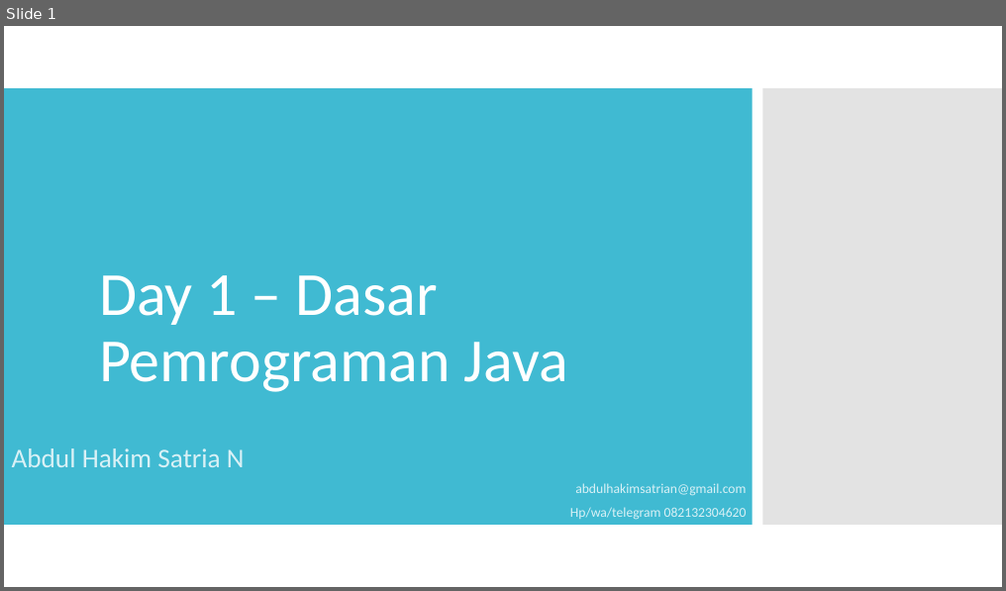
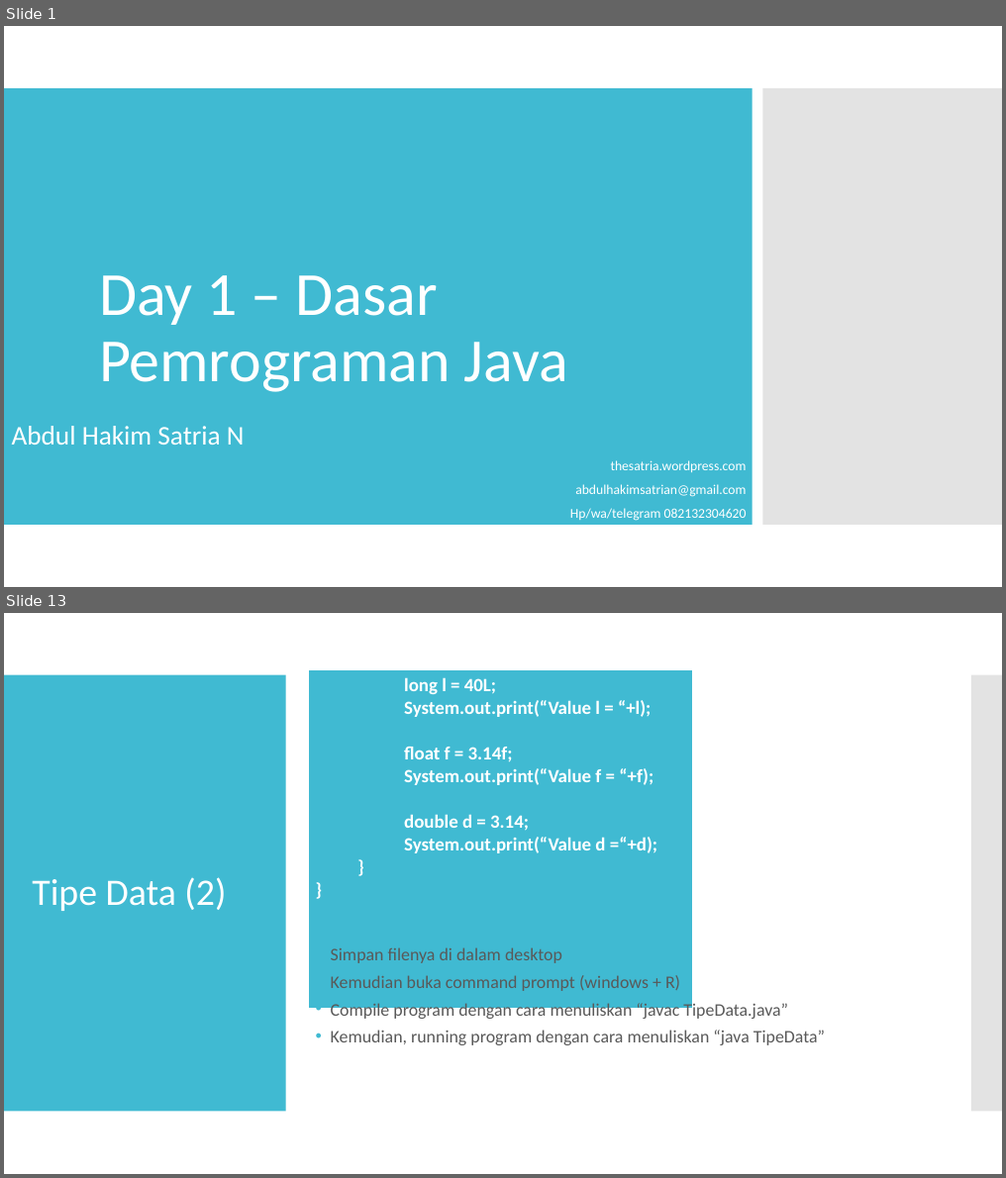
Before and after one commit to satrianusantara/JavaBasic, a slide deck: Materi/Day 1 – Dasar Pemrograman Java.ppt. Shown one above the other, each under a label of ours: slide 1 before the commit, slides 1 and 13 after it; the slides between them are not shown. The pictures are 1006x591 and 1006x1178 pixels, drawn with LibreOffice and Linux fonts; fonts in the diff are those of the drawing. Boxes give left, top, right and bottom in pixels: in the first picture for what was removed or moved away, otherwise in the second. Text is boxed around its words. In the diff, an @@ line names an element or a change of style, - is before the commit and + after.

```diff
--- a/Materi/Day 1 – Dasar Pemrograman Java.ppt
+++ b/Materi/Day 1 – Dasar Pemrograman Java.ppt
@@ slide 13 added at (4,613,1002,1174), background #FFFFFF @@
@@ table added at (308,669,691,902), 1 rows, 1 columns @@
+long l = 40L; / System.out.print(“Value l = “+l); / float f = 3.14f; / System.out.print(“Value f = “+f); / double d = 3.14; / System.out.print(“Value d =“+d); / } / }
@@ rectangle added at (4,675,286,1111), fill #40BAD2 @@
@@ rectangle added at (970,675,1002,1111), fill #C8C8C8 at 50% opacity @@
@@ title added at (32,877,226,911), 36 pt, text #FFFFFF @@
+Tipe Data (2)
@@ text added at (331,948,825,1046), 17 pt, text #595959 @@
+• Simpan filenya di dalam desktop
+• Kemudian buka command prompt (windows + R)
+• Compile program dengan cara menuliskan “javac TipeData.java”
+• Kemudian, running program dengan cara menuliskan “java TipeData”
@@ slide 1 changed as well @@
@@ subtitle "Abdul Hakim Satria N": place and size @@
-subtitle "Abdul Hakim Satria N" at (12,449,746,520)
+subtitle "Abdul Hakim Satria N" at (12,426,746,521)
@@ subtitle at (12,426,746,521): text colour #D9F1F6 to #FFFFFF in "Abdul Hakim Satria N", "abdulhakimsatrian@gmail.com", "Hp/wa/telegram 082132304620" @@
@@ subtitle at (611,461,746,472): paragraph added @@
+thesatria.wordpress.com
```
Also in this commit, not shown: 19 other slides added, 6 slides removed.
